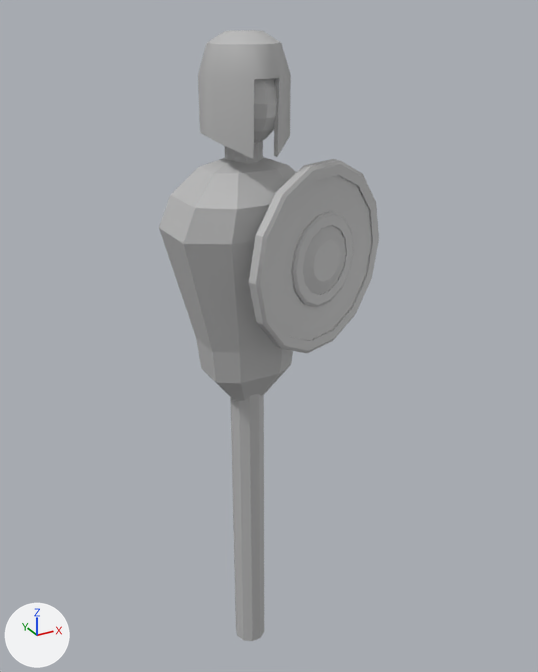
A saved change to the FBX model Assets/Art/Models/Dummy.fbx.
Before and after are seen from a 50 mm lens placed at (-0.894, -1.762, 1.985), pointed at (0.092, 0.031, 1.088). Lighting does not change. The marker at lower left points along +X, +Y and +Z. Where no turn or scale is listed for an object, it has been applied to the vertices.
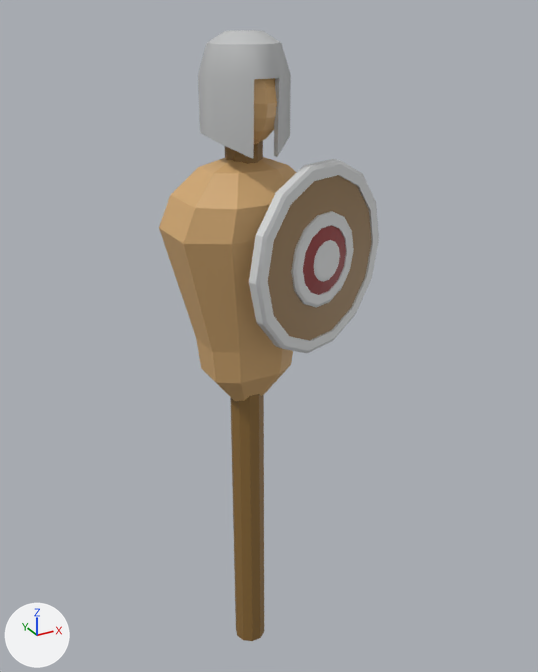
Pixel boxes (x1, y1, x2, y2) of what changed, in the pictures (538 x 672 px):
part 1 of me_mesh, built on
    both: (314, 240, 340, 282)
part 2 of me_mesh, recoloured (grey to brown)
    both: (159, 78, 296, 401)
part 3 of me_mesh, recoloured
    both: (249, 159, 379, 353)
part 4 of me_mesh, recoloured (grey to brown)
    both: (225, 141, 372, 641)
part 5 of me_mesh, recoloured (grey to brown)
    both: (303, 225, 346, 295)

What changed in the scene script:
```text
Add mat_dummy_metal:
    mat_dummy_metal = principled_material('Dummy_Metal')
    mat_dummy_metal.base_color = (0.667, 0.678, 0.682)  # light grey #d5d7d7
Add mat_dummy_target:
    mat_dummy_target = principled_material('Dummy_Target')
    mat_dummy_target.base_color = (0.292, 0.04, 0.04)  # red #933838
Add mat_dummy_wood:
    mat_dummy_wood = principled_material('Dummy_wood')
    mat_dummy_wood.base_color = (0.271, 0.15, 0.0403)  # brown #8e6c39
Add mat_dummy_wood2:
    mat_dummy_wood2 = principled_material('Dummy_wood2')
    mat_dummy_wood2.base_color = (0.669, 0.408, 0.17)  # beige #d6ab73
Add mat_dummy_metal2:
    mat_dummy_metal2 = principled_material('Dummy_metal2')
    mat_dummy_metal2.base_color = (0.541, 0.551, 0.554)  # light grey #c2c4c4
Change me_mesh:
    used by ob_psphere3; location = (0.0, 0.0, 0.0)
    remove me_mesh.from_pydata(...)  # 460 vertices, 502 faces; spans x -0.21..0.42, y -0.22..0.14, z 0.0..1.94
    add me_mesh.from_pydata(...)  # 474 vertices, 516 faces; spans x -0.21..0.42, y -0.22..0.14, z 0.0..1.94
    me_mesh part 1
    1 vertex is removed from x 0.18, y -0.14, z 1.36
    14 faces are deleted
    15 vertices are added at x 0.14..0.22, y -0.16..-0.13, z 1.32..1.4
    28 new faces join them, mat_dummy_metal (light grey #d5d7d7)
    me_mesh part 2: 192 faces spanning x -0.21..0.21, y -0.14..0.14, z 0.91..1.89 switch from mat_lambert1 (grey #bcbcbc) to mat_dummy_wood2 (beige #d5ab73)
    me_mesh part 3: 168 faces spanning x -0.09..0.42, y -0.22..-0.02, z 1.1..1.62 switch from mat_lambert1 (grey #bcbcbc) to mat_dummy_metal (light grey #d5d7d7)
    me_mesh part 4: 38 faces spanning x -0.06..0.39, y -0.2..0.05, z 0.0..1.9 switch from mat_lambert1 (grey #bcbcbc) to mat_dummy_wood (brown #8e6c39)
    me_mesh part 5: 14 faces spanning x 0.08..0.27, y -0.17..-0.1, z 1.26..1.45 switch from mat_lambert1 (grey #bcbcbc) to mat_dummy_target (red #933838)
    add me_mesh.materials.append(mat_dummy_metal2)  # light grey #c2c4c4
```
